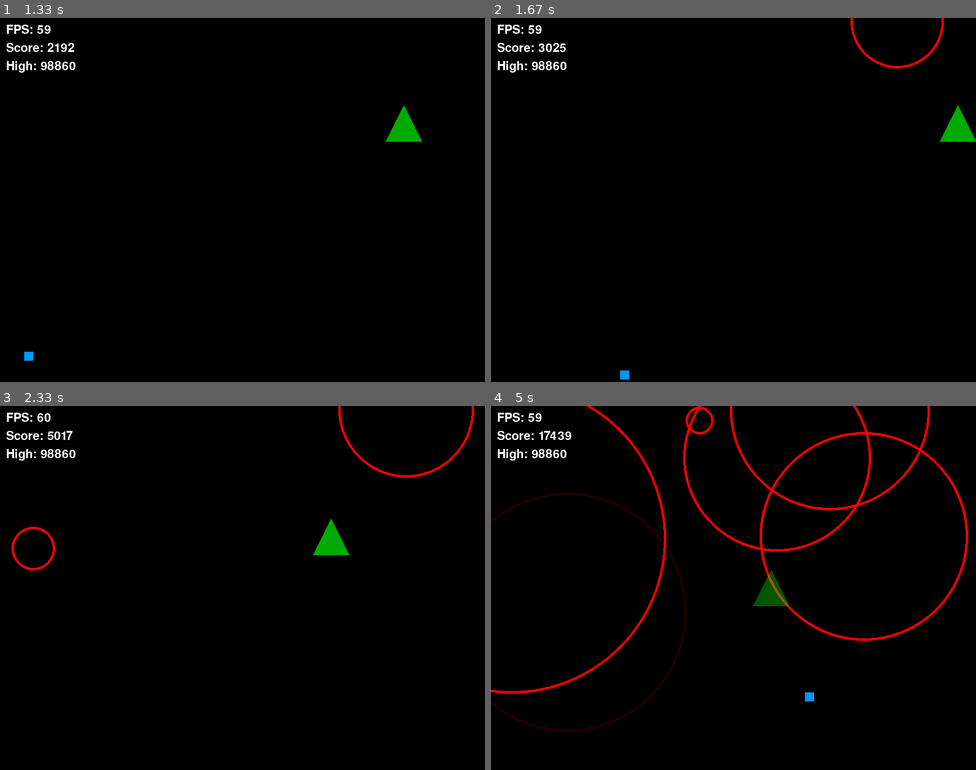
Above: before the commit, frames 1-4 (two rows, left to right).
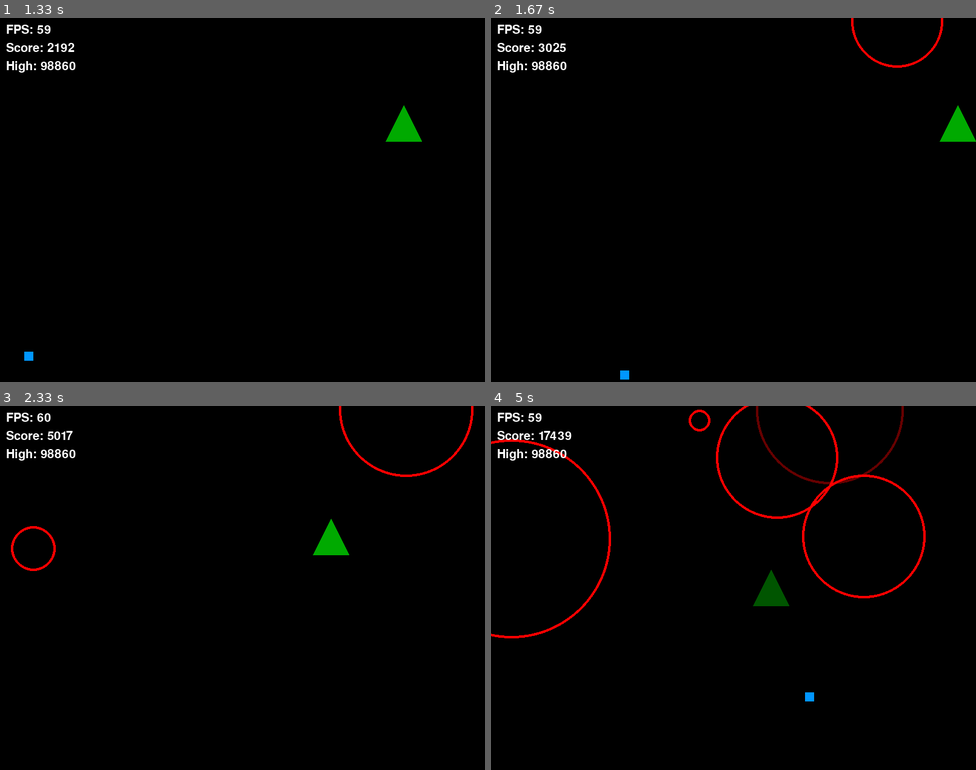
Above: after the commit, the same moments.

Repository: 20260193-lab/pygame
Game: pygame game, started from hello_pygame.py
The game is run twice, just before and just after one commit, with the same random seed, the same clock (stepped at 60 frames per second) and the same inputs.
Inputs:
- Up to frame 1 (1.33 s): hold D 0.33-0.8 s; hold W 0.83-1.13 s; hold D from 1.17 s (still down)
- Up to frame 2 (1.67 s): release D at 1.63 s
- Up to frame 3 (2.33 s): hold A 1.67-2.2 s; hold S from 2.23 s (still down)
- Up to frame 4 (5 s): release S at 2.53 s; hold A 2.57-2.97 s; hold W 3-3.37 s; hold D 3.4-4.03 s; hold S 4.07-4.43 s; hold A 4.47-4.93 s; hold D from 4.97 s (still down)

Frame 1 is identical in both runs. In frame 2, 0.1% of the frame differs, in the area x 74-94%, y 0-14%; in frame 3, 0.2%; in frame 4, 4.9%, in the area x 0-99%, y 0-90%.

Commit message:
창프 2교시 - 2
원 크기 제한 추가

Diff:
--- a/hello_pygame.py
+++ b/hello_pygame.py
@@ -49,7 +49,7 @@
     state["spawn_timer"] += dt
     state["rect_spawn_timer"] += dt
 
-    # 👉 난이도 증가 계수
+    # 👉 난이도 증가
     difficulty = 1 + state["time_alive"] * 0.0005
 
     if not state["game_over"]:
@@ -85,19 +85,23 @@
         state["x"] = max(30, min(800 - 30, state["x"]))
         state["y"] = max(30, min(600 - 30, state["y"]))
 
-        # 🔴 원 생성 (점점 많아짐 + 커짐)
+        # 🔴 원 생성 (크기 제한 + 난이도 반영)
         spawn_delay = max(300, 800 - state["time_alive"] * 0.1)
 
         if state["spawn_timer"] > spawn_delay:
             state["spawn_timer"] = 0
+
+            max_r = min(200, int(150 + state["time_alive"] * 0.05))
+
             state["circles"].append({
                 "x": random.randint(0, 800),
                 "y": random.randint(0, 600),
                 "time": 0,
-                "max_radius": random.randint(60, int(150 + state["time_alive"] * 0.05))
+                "max_radius": random.randint(60, max_r),
+                "expand_time": None
             })
 
-        # 🟦 사각형 생성 (속도 증가)
+        # 🟦 사각형 생성
         if state["rect_spawn_timer"] > 1200:
             state["rect_spawn_timer"] = 0
             side = random.choice(["top", "bottom", "left", "right"])
@@ -134,13 +138,20 @@
         c["time"] += dt
         t = c["time"]
 
-        if t < 2000:
-            progress = t / 2000
+        # 👉 expand_time 계산 (크기 기반)
+        if c["expand_time"] is None:
+            c["expand_time"] = max(500, 2000 - c["max_radius"] * 3)
+
+        expand_time = c["expand_time"]
+
+        if t < expand_time:
+            progress = t / expand_time
             radius = int(c["max_radius"] * (progress ** 0.3))
             alpha = 255
-        elif t < 2500:
+
+        elif t < expand_time + 500:
             radius = c["max_radius"]
-            alpha = int(255 * (1 - (t - 2000) / 500))
+            alpha = int(255 * (1 - (t - expand_time) / 500))
         else:
             continue
 
@@ -148,13 +159,14 @@
         pygame.draw.circle(surf, (255, 0, 0, alpha), (radius, radius), radius, width=4)
         screen.blit(surf, (c["x"] - radius, c["y"] - radius))
 
+        # 충돌 체크
         if not state["game_over"]:
             dist = math.hypot(state["x"] - c["x"], state["y"] - c["y"])
-            if dist < radius and t < 2000:
+            if dist < radius and t < expand_time:
                 state["hit_count"] += 1
                 state["player_alpha"] = max(0, state["player_alpha"] - 85)
                 state["shake_timer"] = 300
-                c["time"] = 2500
+                c["time"] = expand_time + 500
 
                 if state["hit_count"] >= 3:
                     state["game_over"] = True
@@ -219,7 +231,7 @@
     fps = clock.get_fps()
     screen.blit(font.render(f"FPS: {int(fps)}", True, BLACK), (10, 10))
 
-    # 점수 + 👑
+    # 점수
     score_display = f"Score: {int(state['score'])}"
     if state["game_over"] and state["new_record"]:
         score_display += " 👑"
